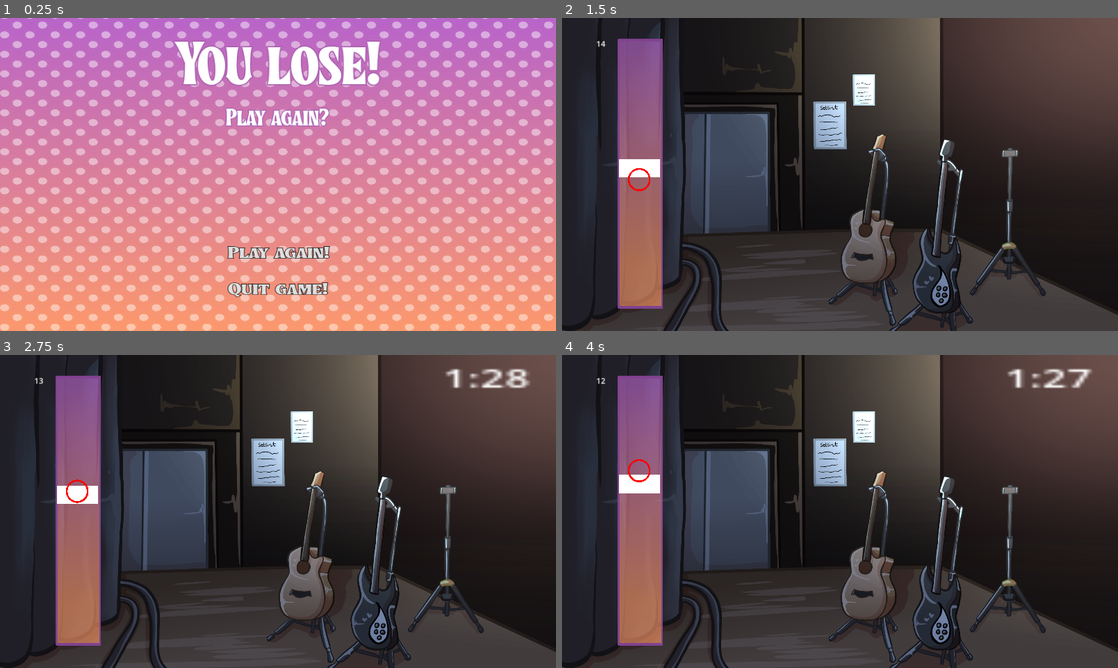
Above: before the commit, frames 1-4 (two rows, left to right).
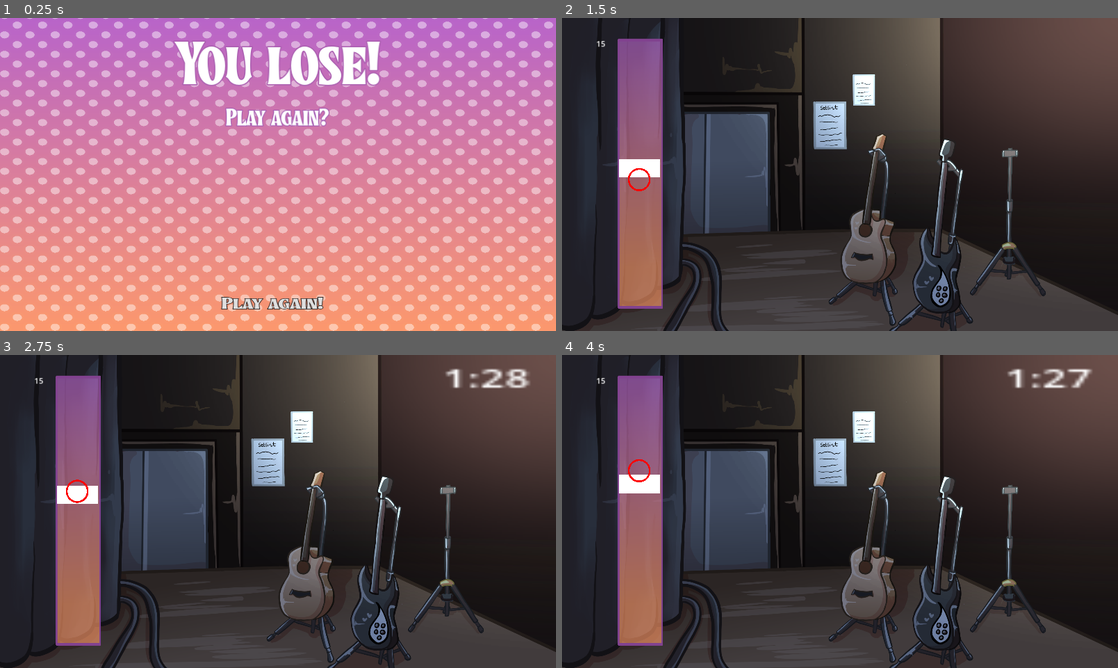
Above: after the commit, the same moments.

Repository: authenticBloodshed/RecklessRoadie
Game: Godot game, scene res://LoseScreen.tscn
Same seed, same stepped clock (60 frames per second), same inputs: the game is played once before the commit and once after it. This scene is started directly instead of the project's main scene.
Inputs (mouse positions are in pixels of both pictures, inside the frame that each line leads up to):
- Up to frame 1 (0.25 s): no input
- Up to frame 2 (1.5 s): click "Play again!" at 0.5 s; move the mouse to (962, 158) at 1.27 s
- Up to frame 3 (2.75 s): click (400, 495) at 1.52 s; move the mouse to (166, 527) at 2.02 s; click (166, 527) at 2.27 s
- Up to frame 4 (4 s): move the mouse to (895, 442) at 2.77 s; move the mouse to (812, 574) at 3.52 s; click (812, 574) at 3.77 s

The runs differ from the first frame. In frame 1, 1.7% of the frame differs, in the area x 39-60%, y 72-94%; in frame 2, less than 0.1%; in frame 3, less than 0.1%; in frame 4, less than 0.1%.
Error after the commit: Attempt to call function 'startTimer' in base 'null instance' on a null instance. (res://Player.gd:28)

Commit message:
Revert "added quit button"
This reverts commit fa3ee6ec1eb9047ad026eda377e2433453ac711e.

# Conflicts:
#	Introduction To Godot/QuitButton.gd

Diff:
--- a/Introduction To Godot/LoseScreen.tscn
+++ b/Introduction To Godot/LoseScreen.tscn
@@ -1,11 +1,10 @@
-[gd_scene load_steps=11 format=3 uid="uid://bvlpklmojmwi8"]
+[gd_scene load_steps=10 format=3 uid="uid://bvlpklmojmwi8"]
 
 [ext_resource type="Texture2D" uid="uid://bsju64i7cagli" path="res://tutorialbackground.png" id="1_cyhbn"]
 [ext_resource type="FontFile" uid="uid://bsl22kqe01g6y" path="res://Tullamore DEMO.otf" id="2_e6cbo"]
 [ext_resource type="Texture2D" uid="uid://bodkdl4ip3hfy" path="res://halftone.png" id="2_mx1oe"]
 [ext_resource type="FontFile" uid="uid://4vyiny430ctn" path="res://Tullamore DEMO.ttf" id="4_1ogb1"]
 [ext_resource type="Script" path="res://StartButton.gd" id="5_1syme"]
-[ext_resource type="Script" path="res://QuitButton.gd" id="6_hol7p"]
 
 [sub_resource type="Theme" id="Theme_oaaij"]
 default_font = ExtResource("2_e6cbo")
@@ -40,7 +39,7 @@
 scale = Vector2(1.04833, 0.807)
 texture = ExtResource("2_mx1oe")
 
-[node name="YouLose" type="RichTextLabel" parent="."]
+[node name="RichTextLabel" type="RichTextLabel" parent="."]
 layout_mode = 1
 anchors_preset = 5
 anchor_left = 0.5
@@ -55,7 +54,7 @@
 bbcode_enabled = true
 text = "[center]You lose!"
 
-[node name="PlayAgain?" type="RichTextLabel" parent="."]
+[node name="RichTextLabel2" type="RichTextLabel" parent="."]
 layout_mode = 0
 offset_left = 373.0
 offset_top = 167.0
@@ -74,10 +73,9 @@
 anchor_top = 1.0
 anchor_right = 0.5
 anchor_bottom = 1.0
-offset_left = -104.0
-offset_top = -191.0
-offset_right = 130.0
-offset_bottom = -105.0
+offset_left = -66.0
+offset_top = -86.0
+offset_right = 66.0
 grow_horizontal = 2
 grow_vertical = 0
 scale = Vector2(0.897156, 0.601268)
@@ -88,26 +86,4 @@
 text = "Play again!"
 script = ExtResource("5_1syme")
 
-[node name="QuitButton" type="Button" parent="."]
-layout_mode = 1
-anchors_preset = 7
-anchor_left = 0.5
-anchor_top = 1.0
-anchor_right = 0.5
-anchor_bottom = 1.0
-offset_left = -104.0
-offset_top = -116.0
-offset_right = 130.0
-offset_bottom = -30.0
-grow_horizontal = 2
-grow_vertical = 0
-scale = Vector2(0.897156, 0.601268)
-theme = SubResource("Theme_y3sna")
-theme_override_colors/font_outline_color = Color(0, 0, 0, 1)
-theme_override_constants/outline_size = 5
-theme_override_styles/normal = SubResource("StyleBoxEmpty_2hk02")
-text = "Quit game!"
-script = ExtResource("6_hol7p")
-
 [connection signal="pressed" from="StartButton" to="StartButton" method="_on_pressed"]
-[connection signal="pressed" from="QuitButton" to="QuitButton" method="_on_pressed"]
--- a/Introduction To Godot/Minigame.tscn
+++ b/Introduction To Godot/Minigame.tscn
@@ -73,7 +73,7 @@
 [node name="Player" type="CharacterBody2D" parent="." node_paths=PackedStringArray("winTimer")]
 position = Vector2(167, 222)
 script = ExtResource("2_l1et3")
-winTimer = NodePath("Timer")
+winTimer = NodePath("")
 
 [node name="Sprite2D" type="Sprite2D" parent="Player"]
 position = Vector2(1, 101)
--- a/Introduction To Godot/WinTimer.gd
+++ b/Introduction To Godot/WinTimer.gd
@@ -1,5 +1,6 @@
 extends Timer
 class_name WinTimer
+
 
 func _ready():
 	start()
